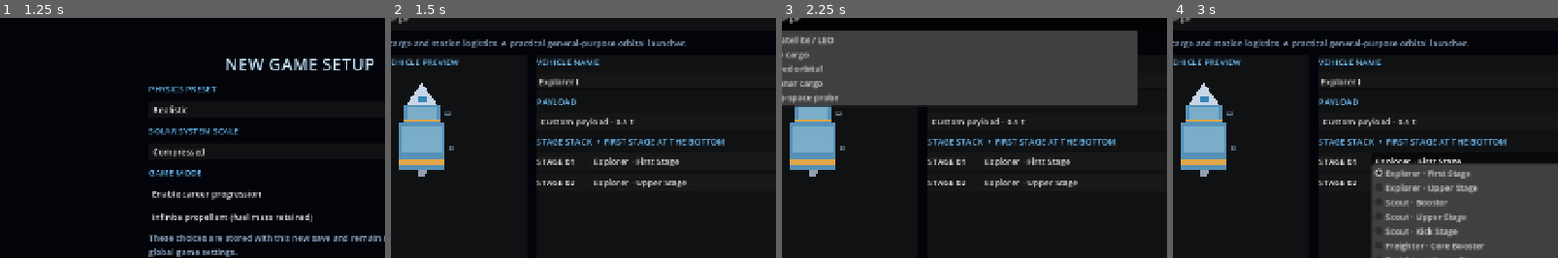
Above: before the commit, frames 1-4 (left to right).
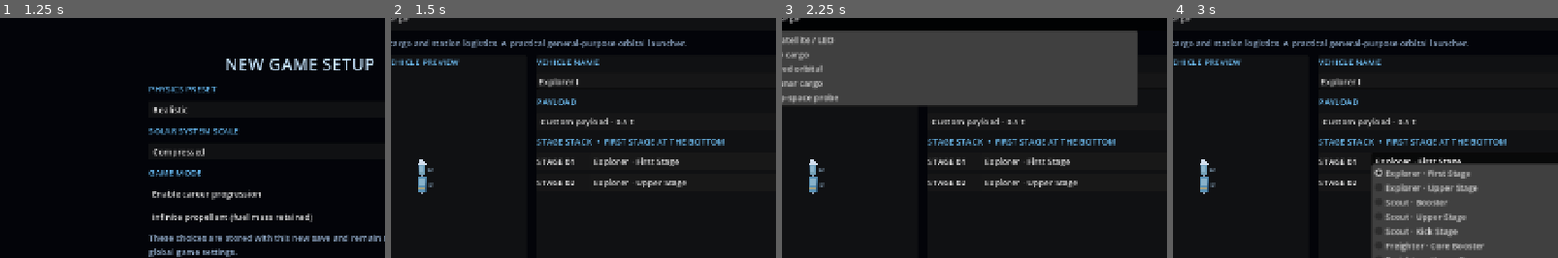
Above: after the commit, the same moments.

Repository: Blagos1195/Gravity-simulator
Game: Godot game, scene res://scenes/main.tscn
Same seed, same stepped clock (60 frames per second), same inputs: the game is played once before the commit and once after it.
Inputs:
- Up to frame 1 (1.25 s): click "NEW GAME" at 0.5 s
- Up to frame 2 (1.5 s): click "CONTINUE TO ROCKET BUILDER" at 1.25 s
- Up to frame 3 (2.25 s): click "Freighter · LEO cargo" at 2 s
- Up to frame 4 (3 s): click "Explorer · First Stage" at 2.75 s
The pictures show only the part of the screen within x 11-61%, y 14-64%; the shares and areas given below are measured in that part.

Frame 1 is identical in both runs. In frame 2, 3.7% of the frame differs, in the area x 2-17%, y 27-74%; in frame 3, 3.3%; in frame 4, 3.7%.

Commit message:
Use shared rocket visuals in the workshop and fleet

Diff:
--- a/Gravity/scripts/main.gd
+++ b/Gravity/scripts/main.gd
@@ -2,6 +2,7 @@
 
 const SimulationView = preload("res://scripts/simulation_view.gd")
 const RocketDesign = preload("res://scripts/rocket_design.gd")
+const RocketVisual = preload("res://scripts/rocket_visual.gd")
 const FlightComputer = preload("res://scripts/flight_computer.gd")
 const PlanetarySystem = preload("res://scripts/planetary_system.gd")
 const RoutePlanner = preload("res://scripts/route_planner.gd")
@@ -850,6 +851,7 @@
 	var design := {
 		"name": sim.vehicle_name,
 		"payload_mass": sim.payload_mass,
+		"payload_type": sim.payload_type,
 		"stages": sim.rocket_stages.duplicate(true)
 	}
 	_launch_vehicle_design(design)
@@ -879,6 +881,7 @@
 	var current_design := {
 		"name": sim.vehicle_name,
 		"payload_mass": sim.payload_mass,
+		"payload_type": sim.payload_type,
 		"stages": sim.rocket_stages.duplicate(true)
 	}
 	options.append({
@@ -1163,7 +1166,9 @@
 		parent.docked_visuals.append({
 			"name": child.vehicle_name,
 			"direction": world_offset.normalized(),
-			"rotation": parent.rotation_angle
+			"rotation": parent.rotation_angle,
+			"design": {"name": child.vehicle_name, "payload_mass": child.payload_mass, "payload_type": child.payload_type, "stages": child.rocket_stages},
+			"stage_index": child.stage_index
 		})
 		child.rocket_position = parent.rocket_position + world_offset
 		child.velocity = parent.velocity
@@ -2118,58 +2123,12 @@
 	var design: Dictionary = {}
 
 	func _draw() -> void:
-		var stages: Array = design.get("stages", [])
-		if stages.is_empty():
+		if design.get("stages", []).is_empty():
 			return
-		var center_x := size.x * 0.5
-		var top := 18.0
-		var available_height := maxf(100.0, size.y - 70.0)
-		var payload_height := clampf(available_height * 0.13, 32.0, 52.0)
-		var total_stage_mass := 0.0
-		for stage in stages:
-			total_stage_mass += float(stage.get("dry_mass", 0.0)) + float(stage.get("fuel_capacity", 0.0))
-		var stage_heights: Array[float] = []
-		for stage in stages:
-			var stage_mass := float(stage.get("dry_mass", 0.0)) + float(stage.get("fuel_capacity", 0.0))
-			stage_heights.append(clampf((available_height - payload_height) * stage_mass / maxf(1.0, total_stage_mass), 34.0, 86.0))
-		var total_height := payload_height
-		for stage_height in stage_heights:
-			total_height += stage_height
-		var scale_height := minf(1.0, available_height / maxf(1.0, total_height))
-		payload_height *= scale_height
-		for index in range(stage_heights.size()):
-			stage_heights[index] *= scale_height
-		var rocket_width := minf(92.0, size.x * 0.34)
-		var payload_type := str(design.get("payload_type", "probe"))
-		var payload_rect := Rect2(center_x - rocket_width * 0.32, top + 16.0, rocket_width * 0.64, payload_height - 16.0)
-		if payload_type == "satellite":
-			draw_rect(Rect2(center_x - rocket_width * 0.72, top + 22.0, rocket_width * 0.4, 12.0), Color(0.16, 0.42, 0.72))
-			draw_rect(Rect2(center_x + rocket_width * 0.32, top + 22.0, rocket_width * 0.4, 12.0), Color(0.16, 0.42, 0.72))
-			draw_rect(payload_rect, Color(0.78, 0.7, 0.42))
-		elif payload_type == "crew":
-			draw_colored_polygon(PackedVector2Array([Vector2(center_x, top), Vector2(center_x - rocket_width * 0.32, top + payload_height), Vector2(center_x + rocket_width * 0.32, top + payload_height)]), Color(0.82, 0.86, 0.92))
-			draw_circle(Vector2(center_x, top + payload_height * 0.62), 7.0, Color(0.2, 0.52, 0.72))
-		else:
-			draw_colored_polygon(PackedVector2Array([Vector2(center_x, top), Vector2(center_x - rocket_width * 0.32, top + payload_height), Vector2(center_x + rocket_width * 0.32, top + payload_height)]), Color(0.78, 0.84, 0.9))
-			draw_rect(Rect2(center_x - 8.0, top + payload_height * 0.62, 16.0, 10.0), Color(0.22, 0.52, 0.72))
-		var y := top + payload_height
-		for i in range(stages.size() - 1, -1, -1):
-			var stage: Dictionary = stages[i]
-			var stage_height: float = stage_heights[i]
-			var stage_width := rocket_width * (0.9 - 0.18 * float(i) / float(maxi(1, stages.size() - 1)))
-			var stage_rect := Rect2(center_x - stage_width * 0.5, y, stage_width, stage_height)
-			draw_rect(stage_rect, Color(0.34, 0.57, 0.72))
-			draw_rect(Rect2(stage_rect.position + Vector2(5.0, 5.0), Vector2(stage_width - 10.0, stage_height * 0.58)), Color(0.48, 0.68, 0.78))
-			draw_rect(Rect2(center_x - stage_width * 0.5, y + stage_height * 0.76, stage_width, stage_height * 0.12), Color(0.88, 0.65, 0.28))
-			draw_string(ThemeDB.fallback_font, Vector2(center_x + stage_width * 0.5 + 8.0, y + stage_height * 0.58), "S%d" % (i + 1), HORIZONTAL_ALIGNMENT_LEFT, -1, 10, Color(0.65, 0.8, 0.92))
-			var engine_count := int(stage.get("engine_count", 1))
-			var nozzle_width := minf(9.0, stage_width * 0.12)
-			var engine_spacing := minf(20.0, stage_width * 0.68 / float(maxi(1, engine_count - 1)))
-			for engine_index in range(engine_count):
-				var engine_x := center_x + (float(engine_index) - float(engine_count - 1) * 0.5) * engine_spacing
-				draw_colored_polygon(PackedVector2Array([Vector2(engine_x - nozzle_width, y + stage_height), Vector2(engine_x + nozzle_width, y + stage_height), Vector2(engine_x + nozzle_width * 0.65, y + stage_height + 12.0), Vector2(engine_x - nozzle_width * 0.65, y + stage_height + 12.0)]), Color(0.58, 0.62, 0.7))
-			y += stage_height
+		var scale := minf(1.0, maxf(0.55, (size.y - 52.0) / 190.0))
+		RocketVisual.draw_vehicle(self, design, Vector2(size.x * 0.5, size.y * 0.48), 0.0, scale, 0, 0.0, false, true)
 		draw_string(ThemeDB.fallback_font, Vector2(12.0, size.y - 12.0), str(design.get("name", "CUSTOM VEHICLE")).to_upper(), HORIZONTAL_ALIGNMENT_LEFT, -1, 11, Color(0.65, 0.8, 0.92))
+
 
 class Starfield:
 	extends Control
